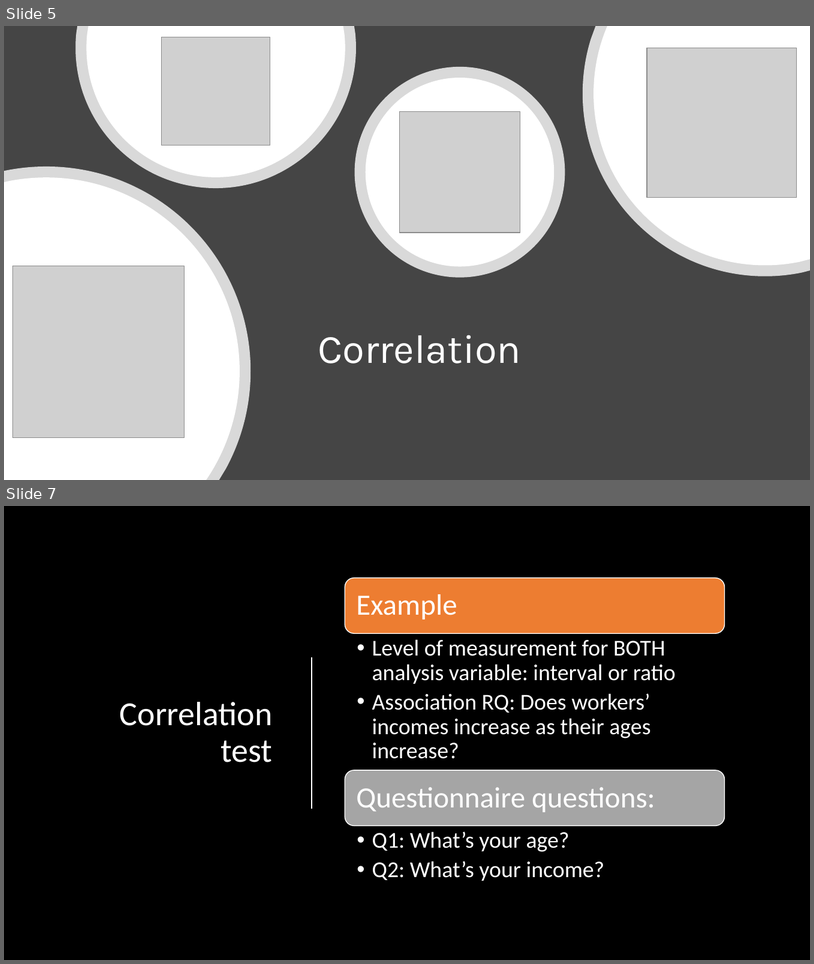
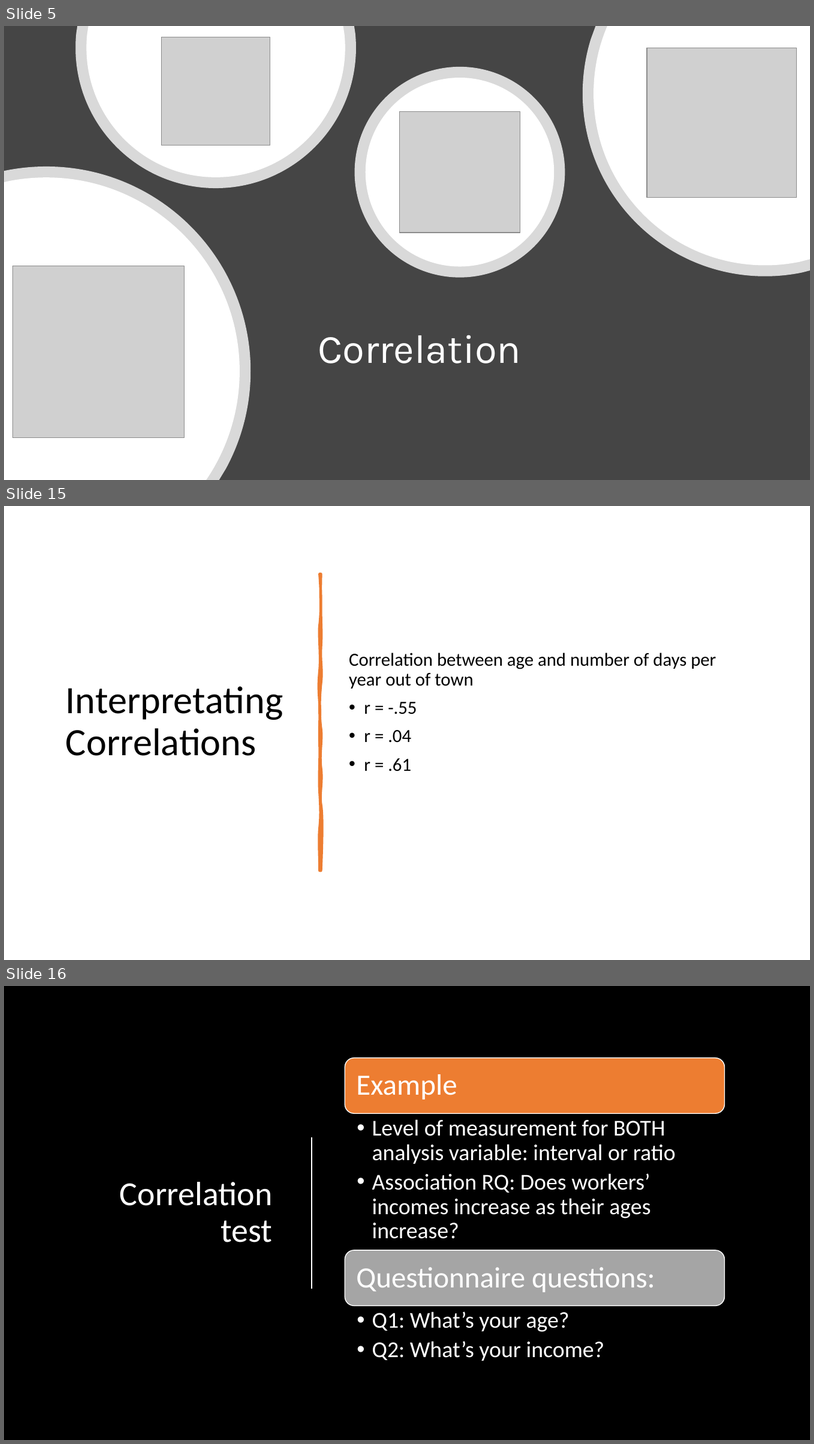
Before and after one commit to mikenguyen13/mar4050, a slide deck: lectures/11/1_Correlation.pptx. Shown one above the other, each under a label of ours: slides 5 and 7 before the commit, slides 5, 15 and 16 after it; the slides between them are not shown. The pictures are 814x964 and 814x1444 pixels, drawn with LibreOffice and Linux fonts; fonts in the diff are those of the drawing; grey boxes stand for pictures; background and template pictures are left out. Boxes give left, top, right and bottom in pixels: in the first picture for what was removed or moved away, otherwise in the second. Text is boxed around its words. In the diff, an @@ line names an element or a change of style, - is before the commit and + after.

```diff
--- a/lectures/11/1_Correlation.pptx
+++ b/lectures/11/1_Correlation.pptx
@@ slide 15 added at (4, 506, 810, 960), background #FFFFFF @@
@@ freeform shape added at (320, 574, 321, 870), fill #ED7D31, outline #ED7D31 3.25 pt @@
@@ text added at (349, 652, 716, 771), 22 pt, text #000000 @@
+Correlation between age and number of days per year out of town
+• r = -.55
+• r = .04
+• r = .61
@@ title added at (66, 686, 284, 756), 46 pt, text #000000 @@
+Interpretating Correlations
@@ what was slide 7 is now slide 16 @@
```
Also in this commit, not shown: 10 slides changed, 9 other slides added, 1 slide removed, 7 other files.
